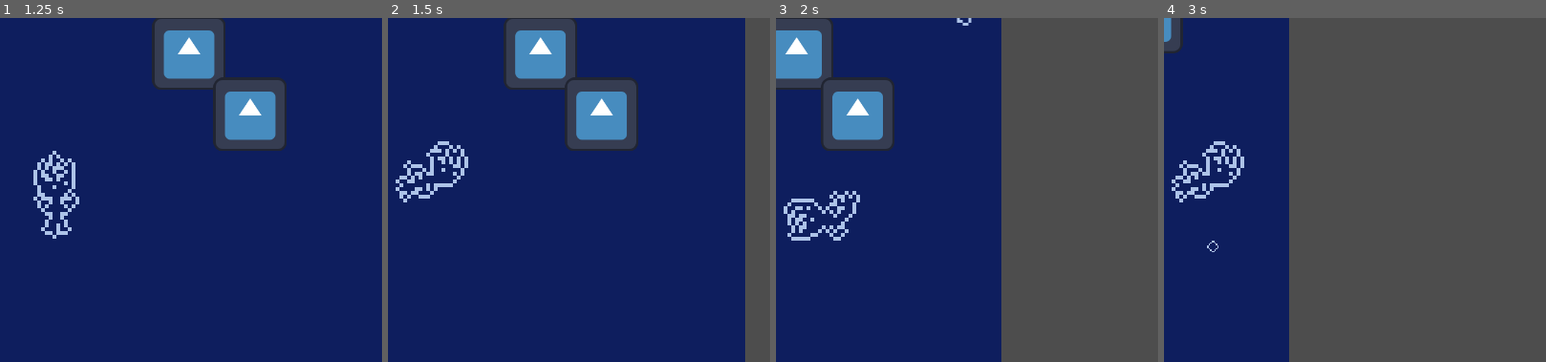
Above: before the commit, frames 1-4 (left to right).
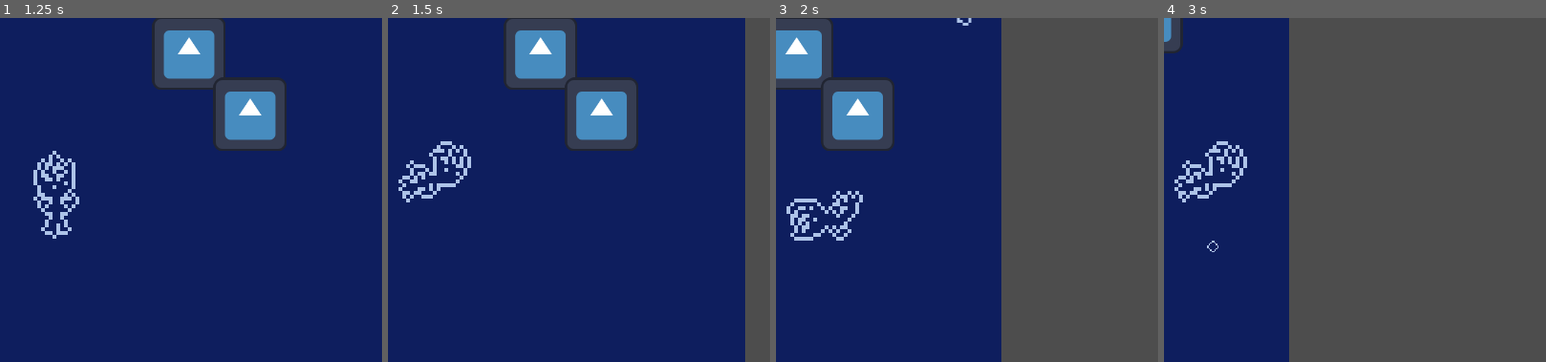
Above: after the commit, the same moments.

Repository: Shibe53/kabluem
Game: Godot game, scene res://UI/main_menu.tscn
The game is run twice, just before and just after one commit, with the same random seed, the same clock (stepped at 60 frames per second) and the same inputs. The engine's default icon, where the game draws it, is replaced by a stand-in: a white triangle on a blue panel in a dark square.
Inputs (mouse positions are % of the whole screen's width and height, from its top left):
- Up to frame 1 (1.25 s): click (46, 35) at 0.5 s
- Up to frame 2 (1.5 s): tap Enter at 1.25 s; move the mouse to (72, 45) at 1.27 s; hold Right (ui_right) from 1.28 s (still down); right-click (72, 45) at 1.35 s; click (72, 45) at 1.42 s
- Up to frame 3 (2 s): keep holding Right (ui_right)
- Up to frame 4 (3 s): move the mouse to (30, 55) at 2.02 s; release Right (ui_right) at 2.03 s; hold Down (ui_down) 2.03-2.78 s; click (30, 55) at 2.1 s; move the mouse to (60, 28) at 2.77 s; hold Right (ui_right) from 2.78 s (still down); right-click (60, 28) at 2.85 s
The pictures show only the part of the screen within x 43-93%, y 20-70%; the shares and areas given below are measured in that part.

Frame 1 is identical in both runs. In frame 2, 1.0% of the frame differs, in the area x 2-22%, y 35-54%; in frame 3, 0.9%; in frame 4, 1.0%.

Commit message:
Fixed dead grenade collision

Diff:
--- a/Grenade/grenade.tscn
+++ b/Grenade/grenade.tscn
@@ -117,6 +117,18 @@
 "update": 0,
 "values": [0.0]
 }
+tracks/5/type = "value"
+tracks/5/imported = false
+tracks/5/enabled = true
+tracks/5/path = NodePath("CollisionShape2D:disabled")
+tracks/5/interp = 1
+tracks/5/loop_wrap = true
+tracks/5/keys = {
+"times": PackedFloat32Array(0.05),
+"transitions": PackedFloat32Array(1),
+"update": 1,
+"values": [true]
+}
 
 [sub_resource type="Animation" id="Animation_3kepi"]
 length = 0.001
@@ -167,6 +179,18 @@
 "transitions": PackedFloat32Array(1),
 "update": 1,
 "values": [true]
+}
+tracks/4/type = "value"
+tracks/4/imported = false
+tracks/4/enabled = true
+tracks/4/path = NodePath("CollisionShape2D:disabled")
+tracks/4/interp = 1
+tracks/4/loop_wrap = true
+tracks/4/keys = {
+"times": PackedFloat32Array(0),
+"transitions": PackedFloat32Array(1),
+"update": 1,
+"values": [false]
 }
 
 [sub_resource type="AnimationLibrary" id="AnimationLibrary_8ygyc"]
--- a/Player/player.tscn
+++ b/Player/player.tscn
@@ -169,7 +169,7 @@
 "times": PackedFloat32Array(0),
 "transitions": PackedFloat32Array(1),
 "update": 0,
-"values": [Vector2(22, -40)]
+"values": [Vector2(30, -40)]
 }
 
 [sub_resource type="Animation" id="Animation_k53q1"]
